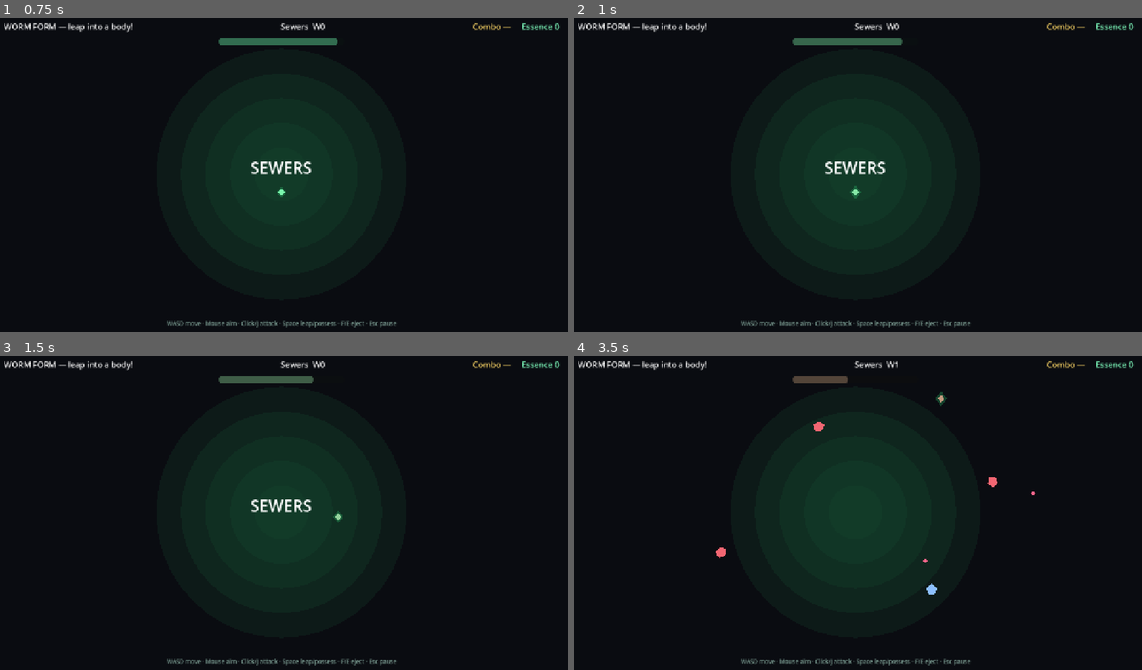
Above: before the commit, frames 1-4 (two rows, left to right).
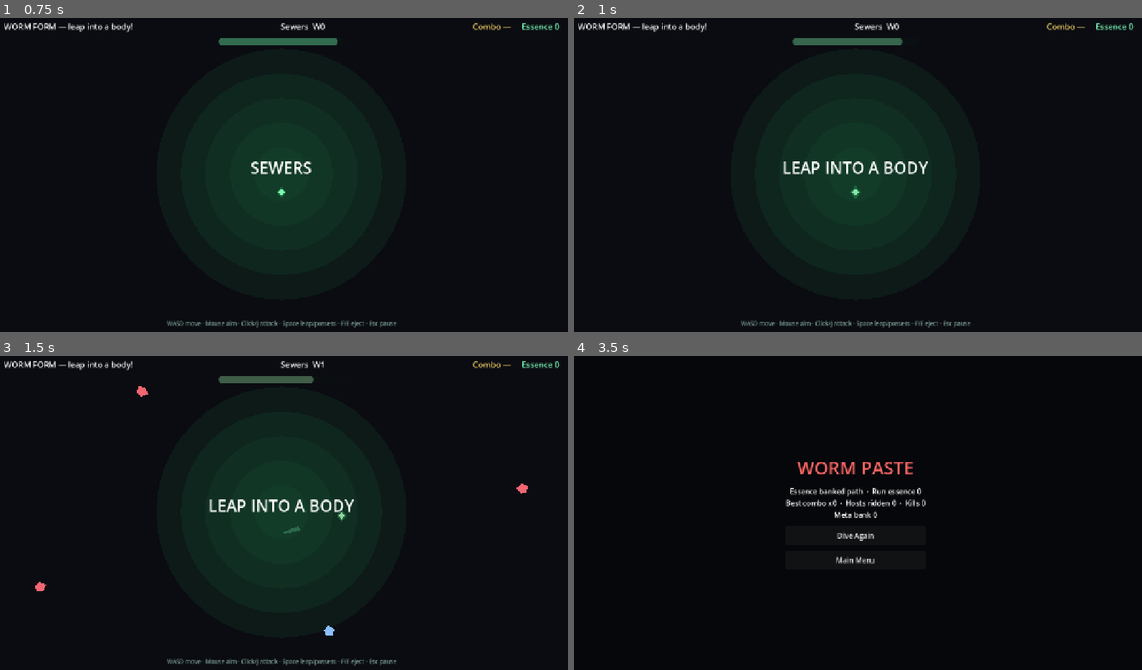
Above: after the commit, the same moments.

Repository: bwritten95-stack/host-cascade
Game: Godot game, scene res://scenes/ui/main_menu.tscn
Same seed, same stepped clock (60 frames per second), same inputs: the game is played once before the commit and once after it.
Inputs (mouse positions are in pixels of both pictures, inside the frame that each line leads up to):
- Up to frame 1 (0.75 s): click "Enter the Spire" at 0.5 s
- Up to frame 2 (1 s): no input
- Up to frame 3 (1.5 s): move the mouse to (408, 497) at 1.27 s; hold D (move_right) from 1.28 s (still down); click (408, 497) at 1.35 s
- Up to frame 4 (3.5 s): tap Space (leap) at 1.55, 2.1, 3.05 s; move the mouse to (738, 528) at 2.02 s; release D (move_right) at 2.03 s; hold S (move_down) 2.03-2.78 s; click (738, 528) at 2.3 s; move the mouse to (914, 440) at 2.77 s; hold D (move_right) from 2.78 s (still down); click (914, 440) at 2.85 s

Frame 1 is identical in both runs. In frame 2, 0.6% of the frame differs, in the area x 36-63%, y 45-50%; in frame 3, 0.9%; in frame 4, 19%, in the area x 0-99%, y 1-99%.

Commit message:
Verify shop→biomes→Apex win; leap magnet; ship-test; combo juice; media path

Diff:
--- a/autoload/run_state.gd
+++ b/autoload/run_state.gd
@@ -53,6 +53,10 @@
 	mult = 1.0 + float(mini(combo, 20)) * 0.15
 	EventBus.combo_changed.emit(combo, mult)
 	AudioService.play_combo(combo)
+	if combo == 5 or combo == 10 or combo == 15:
+		EventBus.camera_shake.emit(7.0, 0.12)
+		EventBus.floating_text.emit(Vector2(640, 260), "COMBO x%d" % combo, Color(1.0, 0.85, 0.35))
+		EventBus.hitstop.emit(0.05)
 
 func break_combo() -> void:
 	combo = 0
--- a/scripts/arena/arena_root.gd
+++ b/scripts/arena/arena_root.gd
@@ -34,9 +34,11 @@
 	p.global_position = Vector2(640, 400)
 	_entities.add_child(p)
 	_director.start()
-	if "--autoplay" in OS.get_cmdline_user_args():
-		var bot: Node = preload("res://scripts/systems/autoplay_driver.gd").new()
-		add_child(bot)
+	var args := OS.get_cmdline_user_args()
+	if "--ship-test" in args:
+		add_child(preload("res://scripts/systems/ship_test_driver.gd").new())
+	elif "--autoplay" in args:
+		add_child(preload("res://scripts/systems/autoplay_driver.gd").new())
 
 func _process(delta: float) -> void:
 	if Input.is_action_just_pressed("pause") and RunState.run_active and not _ended:
@@ -108,6 +110,8 @@
 func _on_dead() -> void:
 	if _ended:
 		return
+	if "--ship-test" in OS.get_cmdline_user_args():
+		return
 	_ended = true
 	RunState.mark("lost")
 	MetaProgress.bank_from_run(int(RunState.essence * 0.25), false)
--- a/scripts/arena/run_director.gd
+++ b/scripts/arena/run_director.gd
@@ -40,19 +40,22 @@
 
 func _begin_biome(idx: int) -> void:
 	RunState.biome_index = idx
-	RunState.biome_name = BIOME_NAMES[idx]
+	RunState.biome_name = BIOME_NAMES[clampi(idx, 0, BIOME_NAMES.size() - 1)]
 	RunState.wave_in_biome = 0
 	_spawned_apex = false
 	EventBus.biome_started.emit(idx, RunState.biome_name)
 	if idx >= 3:
-		_phase = "between_waves"
-		_timer = 1.0
-		_waves_left = 0 # special: apex only
+		_phase = "apex_wait"
+		_waves_left = 0
 		call_deferred("_spawn_apex")
 		return
-	_waves_left = 3 + idx
+	# Ship-test: shorter biomes so we can verify full path quickly
+	if "--ship-test" in OS.get_cmdline_user_args():
+		_waves_left = 1
+	else:
+		_waves_left = 3 + idx
 	_phase = "intro"
-	_timer = 1.0
+	_timer = 0.7
 
 func _spawn_wave() -> void:
 	if _waves_left <= 0:
--- a/scripts/entities/host.gd
+++ b/scripts/entities/host.gd
@@ -16,6 +16,13 @@
 	def = HostCatalog.make(host_id)
 	hp = def.max_hp
 	_apply_visual()
+	if def.id == "apex":
+		scale = Vector2(1.8, 1.8)
+		# Intro pulse
+		modulate.a = 0.0
+		var tw := create_tween()
+		tw.tween_property(self, "modulate:a", 1.0, 0.4)
+		EventBus.camera_shake.emit(8.0, 0.2)
 
 func _ready() -> void:
 	add_to_group("host")
@@ -39,6 +46,16 @@
 	var cs := $CollisionShape2D
 	if cs.shape is CircleShape2D:
 		(cs.shape as CircleShape2D).radius = r * 0.65
+	# Tier pip ring for readability
+	if def.tier >= 3:
+		var ring := Polygon2D.new()
+		var pts := PackedVector2Array()
+		for a in 16:
+			pts.append(Vector2.from_angle(TAU * float(a) / 16.0) * (r + 6.0))
+		ring.polygon = pts
+		ring.color = Color(1, 1, 1, 0.18)
+		ring.z_index = -1
+		add_child(ring)
 
 func _physics_process(delta: float) -> void:
 	if not alive or possessed or not RunState.run_active:
--- a/scripts/entities/parasite.gd
+++ b/scripts/entities/parasite.gd
@@ -4,10 +4,11 @@
 
 enum Mode { WORM, HOST, LEAPING }
 
-const WORM_SPEED := 280.0
-const LEAP_SPEED := 920.0
-const LEAP_DURATION := 0.18
-const POSSESS_RANGE := 42.0
+const WORM_SPEED := 300.0
+const LEAP_SPEED := 980.0
+const LEAP_DURATION := 0.2
+const POSSESS_RANGE := 52.0
+const MAGNET_RANGE := 110.0
 
 @onready var _visual: Polygon2D = $Visual
 @onready var _glow: Polygon2D = $Glow
@@ -103,12 +104,47 @@
 
 func _start_leap() -> void:
 	var dir := _aim_dir()
+	# Magnet: if a host is near aim cone, snap leap toward it (addictive forgiveness)
+	var magnet := _magnet_host(dir)
+	if magnet:
+		dir = (magnet.global_position - global_position).normalized()
 	_leap_dir = dir
 	_leap_t = LEAP_DURATION
 	mode = Mode.LEAPING
 	EventBus.leap_started.emit(global_position, dir)
 	AudioService.play_leap()
 	EventBus.camera_shake.emit(3.0, 0.06)
+	_spawn_leap_streak()
+
+func _magnet_host(aim: Vector2) -> Node2D:
+	var best: Node2D = null
+	var best_score := 0.55 # min dot
+	for n in get_tree().get_nodes_in_group("host"):
+		if not is_instance_valid(n) or not (n is Node2D):
+			continue
+		if n.get("possessed") == true or n.get("alive") == false:
+			continue
+		var to: Vector2 = (n as Node2D).global_position - global_position
+		var dist := to.length()
+		if dist > MAGNET_RANGE or dist < 1.0:
+			continue
+		var dot := aim.dot(to.normalized())
+		if dot > best_score:
+			best_score = dot
+			best = n as Node2D
+	return best
+
+func _spawn_leap_streak() -> void:
+	var streak := Polygon2D.new()
+	streak.polygon = PackedVector2Array([Vector2(-4, -10), Vector2(4, -10), Vector2(2, 14), Vector2(-2, 14)])
+	streak.color = Color(0.5, 1.0, 0.75, 0.7)
+	streak.global_position = global_position
+	streak.rotation = _leap_dir.angle() + PI * 0.5
+	get_parent().add_child(streak)
+	var tw := streak.create_tween()
+	tw.tween_property(streak, "modulate:a", 0.0, 0.2)
+	tw.parallel().tween_property(streak, "scale", Vector2(1.4, 1.8), 0.2)
+	tw.tween_callback(streak.queue_free)
 
 func _aim_dir() -> Vector2:
 	var mouse := get_global_mouse_position()
@@ -262,6 +298,8 @@
 func take_damage(amount: int) -> void:
 	if not _alive or mode == Mode.LEAPING:
 		return
+	if "--ship-test" in OS.get_cmdline_user_args():
+		return
 	if mode == Mode.WORM:
 		_die()
 		return
@@ -279,6 +317,13 @@
 func _die() -> void:
 	if not _alive:
 		return
+	if "--ship-test" in OS.get_cmdline_user_args():
+		# Soft reset worm instead of ending the run during CI verification
+		RunState.worm_time = 0.0
+		_alive = true
+		visible = true
+		_enter_worm(true)
+		return
 	_alive = false
 	EventBus.player_died.emit()
 	AudioService.play_die()
--- /dev/null
+++ b/scripts/systems/ship_test_driver.gd
@@ -0,0 +1,170 @@
+extends Node
+## Full-run verifier: --autoplay --ship-test
+## Auto-clears waves, picks shop, greeds Apex, forces win, captures media.
+
+var _t: float = 0.0
+var _phase_shot: Dictionary = {}
+var _held: Dictionary = {}
+
+func _ready() -> void:
+	if "--ship-test" not in OS.get_cmdline_user_args():
+		queue_free()
+		return
+	process_mode = Node.PROCESS_MODE_ALWAYS
+	print("SHIP_TEST: enabled")
+	RunState.worm_time_max = 99.0
+	call_deferred("_arm")
+
+func _arm() -> void:
+	var p := get_tree().get_first_node_in_group("player")
+	if p:
+		p.set("_invuln_ship", true)
+
+func _process(delta: float) -> void:
+	_t += delta
+	_release()
+	var p := get_tree().get_first_node_in_group("player")
+	if p == null:
+		return
+	# Soft invuln + refill worm
+	RunState.worm_time = 0.0
+	if p.get("mode") == 0: # WORM
+		p.set("_alive", true)
+		p.visible = true
+
+	var target := _nearest(p as Node2D)
+	if target != Vector2.ZERO:
+		_hold_toward((p as Node2D).global_position, target)
+		# Warp mouse toward target for aim
+		Input.warp_mouse(get_viewport().get_canvas_transform() * target)
+	else:
+		_hold(["move_right", "move_down", "move_left", "move_up"][int(_t) % 4])
+
+	if fmod(_t, 0.35) < delta:
+		_tap("leap")
+	if fmod(_t, 0.28) < delta:
+		_tap("attack")
+
+	# Accelerate clears: periodically delete hostiles when stuck
+	if fmod(_t, 2.5) < delta and RunState.hostiles_alive > 0 and RunState.biome_index < 3:
+		_damage_all_hostiles(3)
+
+	_handle_overlays()
+	_shots()
+
+	# Apex force kill after shot
+	if RunState.biome_index >= 3 and _t > 8.0 and RunState.hostiles_alive > 0:
+		_damage_all_hostiles(20)
+
+	if _t > 55.0:
+		print("SHIP_TEST: timeout outcome=", RunState.outcome, " biome=", RunState.biome_index, " essence=", RunState.essence)
+		get_tree().quit(1)
+
+var _shop_handled: bool = false
+var _extract_handled: bool = false
+
+func _handle_overlays() -> void:
+	var scene := get_tree().current_scene
+	if scene == null:
+		return
+	var shop := scene.get_node_or_null("ShopOverlay")
+	if shop and shop.visible and not _shop_handled:
+		_shop_handled = true
+		await _cap("hc-shop")
+		var offers := shop.get_node_or_null("Root/Panel/VBox/Offers")
+		if offers and offers.get_child_count() > 0:
+			var btn: Button = offers.get_child(0) as Button
+			if btn and not btn.disabled:
+				btn.set_pressed(true)
+				btn.pressed.emit()
+				_shop_handled = false # next biome shop
+				return
+		if scene.has_method("close_shop_and_continue"):
+			scene.call("close_shop_and_continue")
+		_shop_handled = false
+		return
+
+	var extract := scene.get_node_or_null("ExtractOverlay")
+	if extract and extract.visible and not _extract_handled:
+		_extract_handled = true
+		await _cap("hc-extract")
+		print("SHIP_TEST: greed → Apex")
+		if scene.has_method("greed_apex"):
+			scene.call("greed_apex")
+
+
+func _shots() -> void:
+	if RunState.biome_index == 0 and RunState.wave_in_biome >= 1 and not _phase_shot.get("b0", false):
+		_phase_shot["b0"] = true
+		await _cap("hc-biome1")
+	if RunState.biome_index == 1 and not _phase_shot.get("b1", false):
+		_phase_shot["b1"] = true
+		await _cap("hc-biome2")
+	if RunState.biome_index == 2 and not _phase_shot.get("b2", false):
+		_phase_shot["b2"] = true
+		await _cap("hc-biome3")
+	if RunState.biome_index >= 3 and not _phase_shot.get("apex", false):
+		_phase_shot["apex"] = true
+		await get_tree().create_timer(0.6).timeout
+		await _cap("hc-apex")
+
+func _damage_all_hostiles(amount: int) -> void:
+	for n in get_tree().get_nodes_in_group("hostile"):
+		if is_instance_valid(n) and n.has_method("take_damage"):
+			n.call("take_damage", amount, true)
+
+func _nearest(from: Node2D) -> Vector2:
+	var best := Vector2.ZERO
+	var best_d := INF
+	for n in get_tree().get_nodes_in_group("host"):
+		if not is_instance_valid(n) or n == from:
+			continue
+		if n.get("possessed") == true or n.get("alive") == false:
+			continue
+		var d := from.global_position.distance_squared_to((n as Node2D).global_position)
+		if d < best_d:
+			best_d = d
+			best = (n as Node2D).global_position
+	if best == Vector2.ZERO:
+		for n in get_tree().get_nodes_in_group("hostile"):
+			if not is_instance_valid(n) or not (n is Node2D):
+				continue
+			var d2 := from.global_position.distance_squared_to((n as Node2D).global_position)
+			if d2 < best_d:
+				best_d = d2
+				best = (n as Node2D).global_position
+	return best
+
+func _hold_toward(from: Vector2, to: Vector2) -> void:
+	var d := to - from
+	if absf(d.x) >= absf(d.y):
+		_hold("move_right" if d.x > 0.0 else "move_left")
+	else:
+		_hold("move_down" if d.y > 0.0 else "move_up")
+
+func _hold(a: String) -> void:
+	if _held.get(a, false):
+		return
+	Input.action_press(a)
+	_held[a] = true
+
+func _release() -> void:
+	for a in _held.keys():
+		Input.action_release(a)
+	_held.clear()
+
+func _tap(a: String) -> void:
+	Input.action_press(a)
+	await get_tree().process_frame
+	Input.action_release(a)
+
+func _cap(label: String) -> void:
+	await get_tree().process_frame
+	await get_tree().process_frame
+	var tex := get_viewport().get_texture()
+	if tex == null:
+		return
+	var img := tex.get_image()
+	if img:
+		img.save_png("user://%s.png" % label)
+		print("SHIP_TEST: shot ", label)
--- a/scripts/ui/hud.gd
+++ b/scripts/ui/hud.gd
@@ -17,6 +17,9 @@
 	_hint.text = "WASD move · Mouse aim · Click/J attack · Space leap/possess · F/E eject · Esc pause"
 	_worm.visible = false
 	_banner.modulate.a = 0.0
+	# First-seconds addiction tip
+	await get_tree().create_timer(0.35).timeout
+	_flash_banner("LEAP INTO A BODY")
 
 func _process(_d: float) -> void:
 	var p := get_tree().get_first_node_in_group("player")
--- a/scripts/ui/main_menu.gd
+++ b/scripts/ui/main_menu.gd
@@ -24,9 +24,10 @@
 		MetaProgress.banked_essence, MetaProgress.runs, MetaProgress.apex_kills
 	]
 	_spawn_decor()
-	if "--autoplay" in OS.get_cmdline_user_args():
-		await get_tree().create_timer(0.8).timeout
-		await _capture("menu")
+	var args := OS.get_cmdline_user_args()
+	if "--autoplay" in args or "--ship-test" in args:
+		await get_tree().create_timer(0.7).timeout
+		await _capture("hc-menu")
 		get_tree().change_scene_to_file("res://scenes/arena/arena.tscn")
 
 func _spawn_decor() -> void:
--- a/scripts/ui/result_screen.gd
+++ b/scripts/ui/result_screen.gd
@@ -27,9 +27,13 @@
 	_menu.pressed.connect(func() -> void:
 		get_tree().change_scene_to_file("res://scenes/ui/main_menu.tscn")
 	)
-	if "--autoplay" in OS.get_cmdline_user_args():
+	var args := OS.get_cmdline_user_args()
+	if "--autoplay" in args or "--ship-test" in args:
 		await get_tree().create_timer(0.5).timeout
-		var img := get_viewport().get_texture().get_image()
-		if img:
-			img.save_png("user://result-%s.png" % RunState.outcome)
-		get_tree().quit(0)
+		var tex := get_viewport().get_texture()
+		if tex:
+			var img := tex.get_image()
+			if img:
+				img.save_png("user://hc-result-%s.png" % RunState.outcome)
+				print("RESULT_CAPTURE: ", RunState.outcome)
+		get_tree().quit(0 if RunState.outcome in ["won", "extracted"] else 1)
